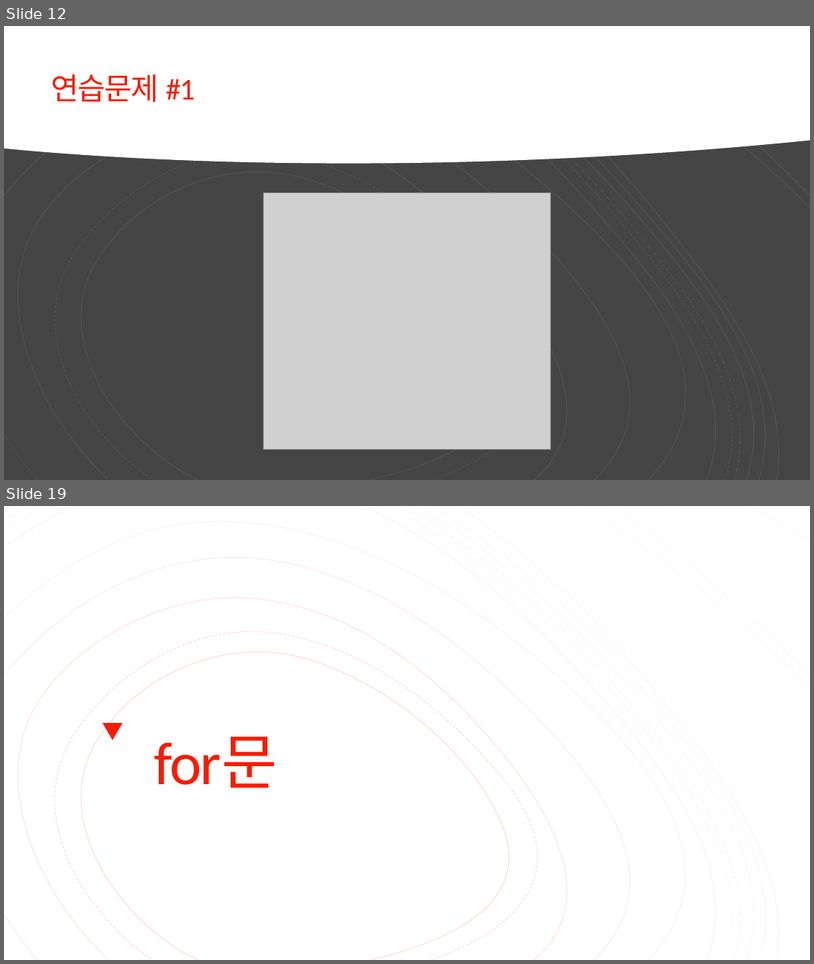
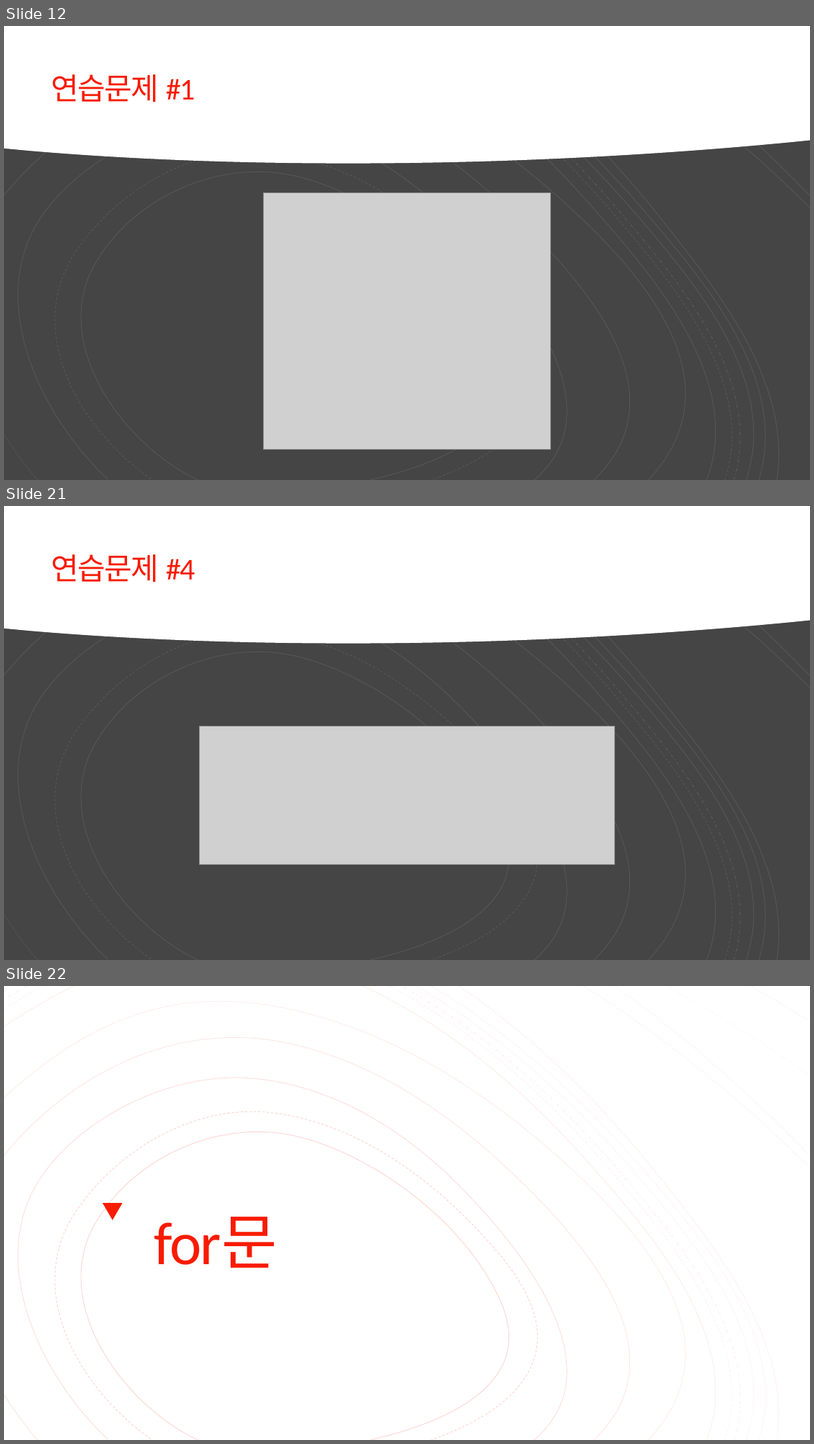
Before and after one commit to Valentine117/python_basic_class, a slide deck: 03장 프로그램의 구조를 쌓는다_제어문.pptx. Shown one above the other, each under a label of ours: slides 12 and 19 before the commit, slides 12, 21 and 22 after it; the slides between them are not shown. The pictures are 814x964 and 814x1444 pixels, drawn with LibreOffice and Linux fonts; fonts in the diff are those of the drawing; grey boxes stand for pictures. Boxes give left, top, right and bottom in pixels: in the first picture for what was removed or moved away, otherwise in the second. Text is boxed around its words. In the diff, an @@ line names an element or a change of style, - is before the commit and + after.

Commit message:
연습문제 추가 & while 완성

```diff
--- a/03장 프로그램의 구조를 쌓는다_제어문.pptx
+++ b/03장 프로그램의 구조를 쌓는다_제어문.pptx
@@ slide 21 added at (x1=4, y1=506, x2=810, y2=960), background #454545; not listed: 16 template elements that a slide beside it also shows @@
@@ rectangle added at (x1=4, y1=506, x2=810, y2=960), fill #454545 @@
@@ freeform shape added at (x1=4, y1=506, x2=810, y2=644), fill #FFFFFF @@
@@ group added at (x1=4, y1=506, x2=810, y2=960): 19 freeform shapes @@
@@ title added at (x1=52, y1=554, x2=195, y2=582), 36 pt, text #F81B02 @@
+연습문제 #4
@@ picture added at (x1=199, y1=726, x2=615, y2=865) @@
@@ what was slide 19 is now slide 22 @@
```
Also in this commit, not shown: 6 slides changed, 2 other slides added, 1 other file.
